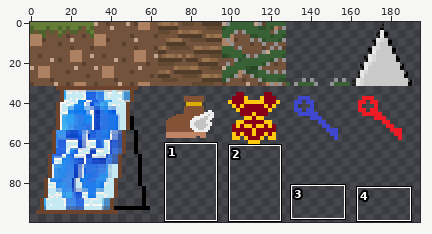
File history of a sprite sheet, Project1/Project1/block0.png. Above, an overview of the earlier version with the close-up marked.
Close-up. First the earlier version:
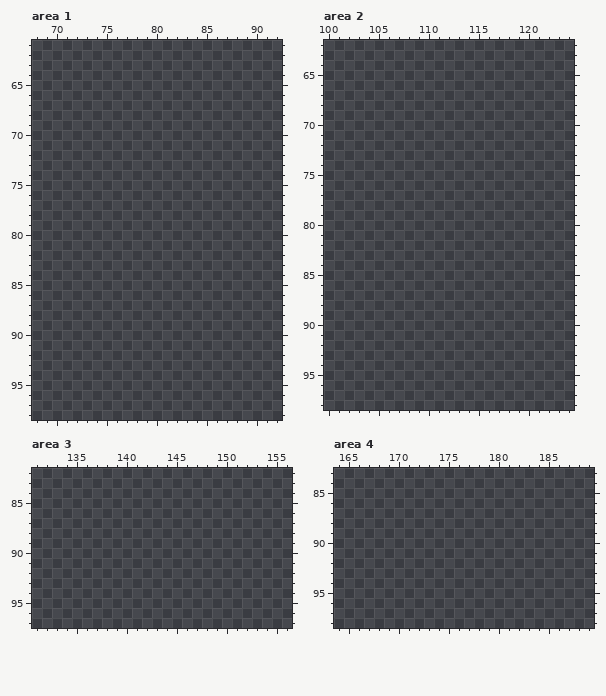
The file is 512x512 pixels. Colours within 5 levels of each other are drawn and written as one. Shown: area 1: x 68..92, y 61..98; area 2: x 100..124, y 62..98; area 3: x 131..156, y 82..97; area 4: x 164..189, y 83..98. The wide view leaves out empty margins.
Palette (. is transparent): 
After the commit:
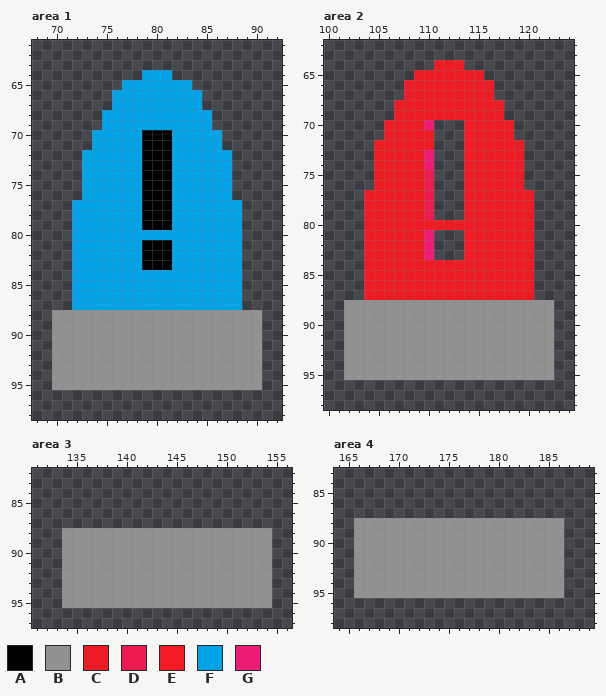
Colours new in this view: A #000000  B #929292  C #ed1c24  D #ed1c50  E #f31c24  F #00a2e8  G #ed1c76
What changed:
Area 1:
y 64: x 79..81 ... -> FFF
y 65: x 77..83 ....... -> FFFFFFF
y 66..67: x 76..84 ......... -> FFFFFFFFF
y 68..69: x 75..85 ........... -> FFFFFFFFFFF
y 70..71: x 74..86 ............. -> FFFFFAAAFFFFF
y 72..76: x 73..87 ............... -> FFFFFFAAAFFFFFF
y 77..79: x 72..88 ................. -> FFFFFFFAAAFFFFFFF
y 80: x 72..88 ................. -> FFFFFFFFFFFFFFFFF
y 81..83: x 72..88 ................. -> FFFFFFFAAAFFFFFFF
y 84..87: x 72..88 ................. -> FFFFFFFFFFFFFFFFF
y 88..95: x 70..90 ..................... -> BBBBBBBBBBBBBBBBBBBBB
Area 2:
y 64: x 111..113 ... -> CCC
y 65: x 109..115 ....... -> CCCCCCC
y 66..67: x 108..116 ......... -> CCCCCCCCC
y 68..69: x 107..117 ........... -> CCCCCCCCCCC
y 70: x 106..110 ..... -> CCCCG; x 114..118 ..... -> ECCCC
y 71: x 106..110 ..... -> CCCCC; x 114..118 ..... -> ECCCC
y 72: x 105..110 ...... -> CCCCCC; x 114..119 ...... -> ECCCCC
y 73: x 105..110 ...... -> CCCCCG; x 114..119 ...... -> ECCCCC
y 74: x 105..110 ...... -> CCCCCG; x 114..119 ...... -> CCCCCC
y 75..76: x 105..110 ...... -> CCCCCD; x 114..119 ...... -> CCCCCC
y 77..79: x 104..110 ....... -> CCCCCCD; x 114..120 ....... -> CCCCCCC
y 80: x 104..120 ................. -> CCCCCCCCCCCCCCCCC
y 81..83: x 104..110 ....... -> CCCCCCG; x 114..120 ....... -> ECCCCCC
y 84..87: x 104..120 ................. -> CCCCCCCCCCCCCCCCC
y 88..95: x 102..122 ..................... -> BBBBBBBBBBBBBBBBBBBBB
Area 3:
y 88..95: x 134..154 ..................... -> BBBBBBBBBBBBBBBBBBBBB
Area 4:
y 88..95: x 166..186 ..................... -> BBBBBBBBBBBBBBBBBBBBB
Changed places in both close-ups, as pixel boxes (x1, y1, x2, y2):
added: (52, 70, 262, 390)
added: (344, 60, 554, 380)
added: (62, 528, 272, 608)
added: (354, 518, 564, 598)
